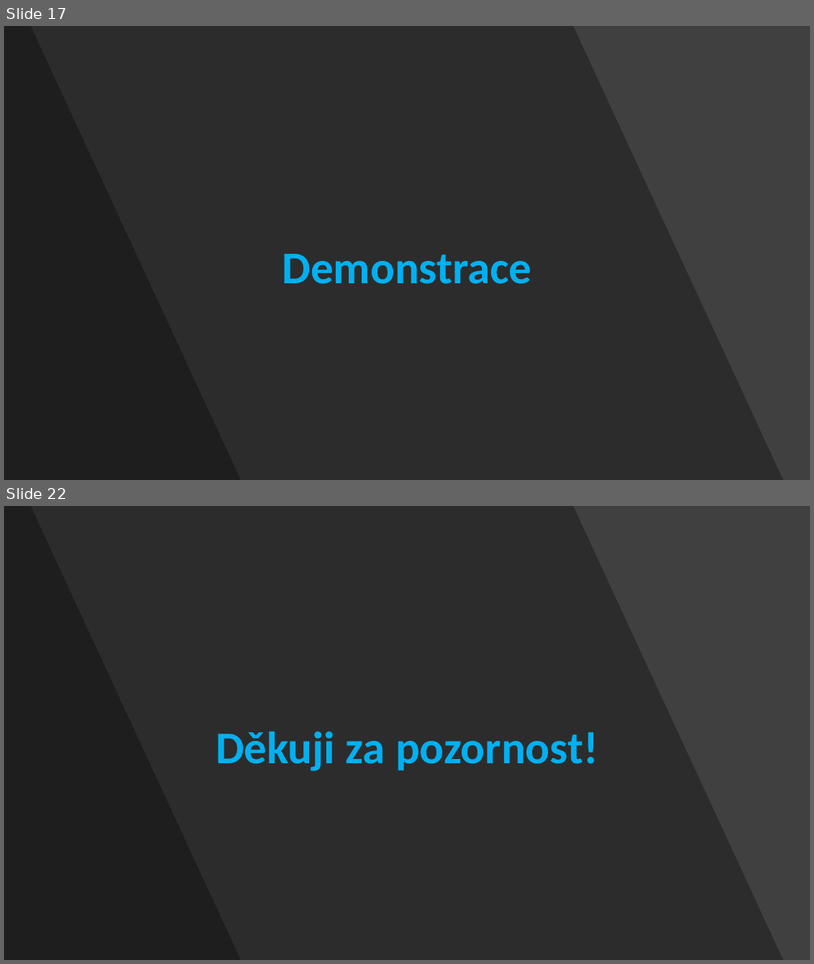
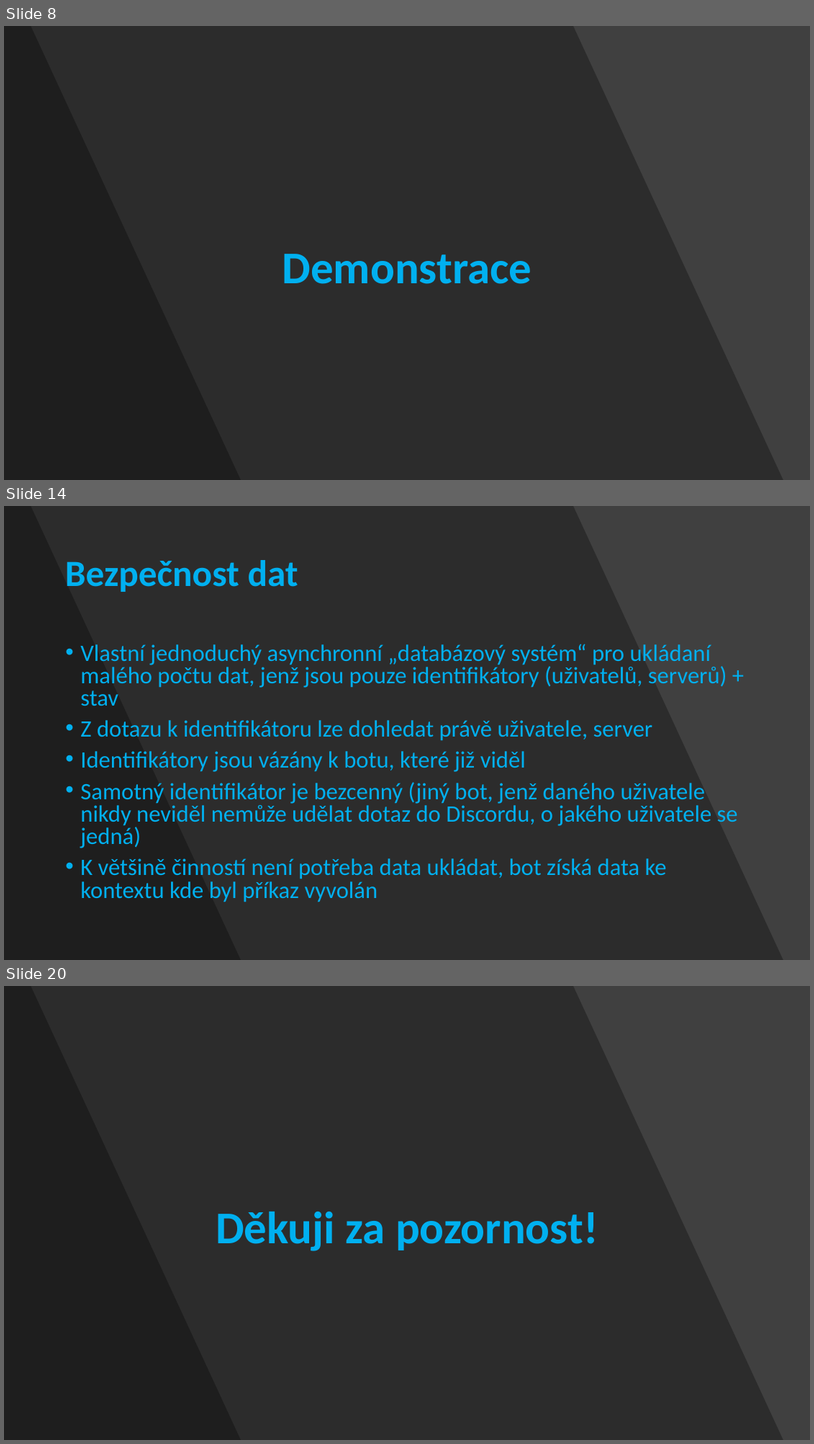
Before and after one commit to Fortex365/DiscordBot, a slide deck: Bot na platformě Discord.pptx. Shown one above the other, each under a label of ours: slides 17 and 22 before the commit, slides 8, 14 and 20 after it; the slides between them are not shown. The pictures are 814x964 and 814x1444 pixels, drawn with LibreOffice and Linux fonts; fonts in the diff are those of the drawing. Boxes give left, top, right and bottom in pixels: in the first picture for what was removed or moved away, otherwise in the second. Text is boxed around its words. In the diff, an @@ line names an element or a change of style, - is before the commit and + after.

```diff
--- a/Bot na platformě Discord.pptx
+++ b/Bot na platformě Discord.pptx
@@ slide 14 added at [4, 506, 810, 960], background #404040 @@
@@ freeform shape added at [4, 506, 784, 960], fill #000000 at 30% opacity @@
@@ freeform shape added at [4, 506, 241, 960], fill #000000 at 30% opacity @@
@@ title added at [65, 560, 298, 592], 44 pt, text #00B0F0, bold @@
+Bezpečnost dat
@@ text added at [80, 644, 738, 902], 28 pt, text #00B0F0 @@
+• Vlastní jednoduchý asynchronní „databázový systém“ pro ukládaní malého počtu dat, jenž jsou pouze identifikátory (uživatelů, serverů) + stav
+• Z dotazu k identifikátoru lze dohledat právě uživatele, server
+• Identifikátory jsou vázány k botu, které již viděl
+• Samotný identifikátor je bezcenný (jiný bot, jenž daného uživatele nikdy neviděl nemůže udělat dotaz do Discordu, o jakého uživatele se jedná)
+• K většině činností není potřeba data ukládat, bot získá data ke kontextu kde byl příkaz vyvolán
@@ what was slide 17 is now slide 8 @@
@@ what was slide 22 is now slide 20 @@
```
Also in this commit, not shown: 9 slides changed, 5 other slides added, 8 slides removed, 1 other file.
